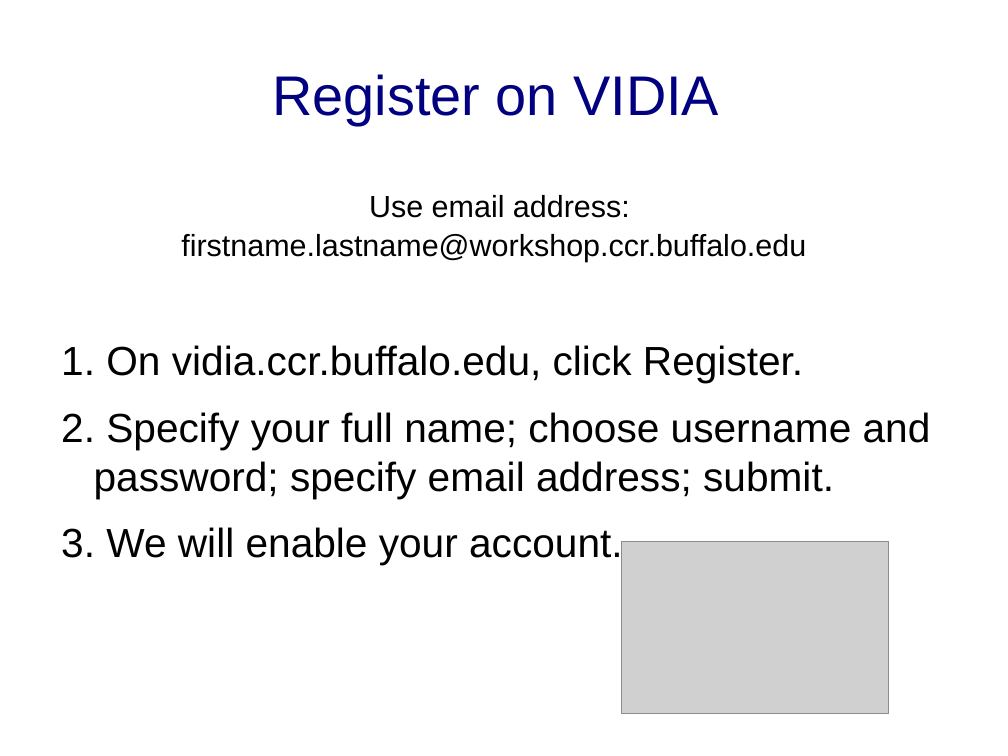
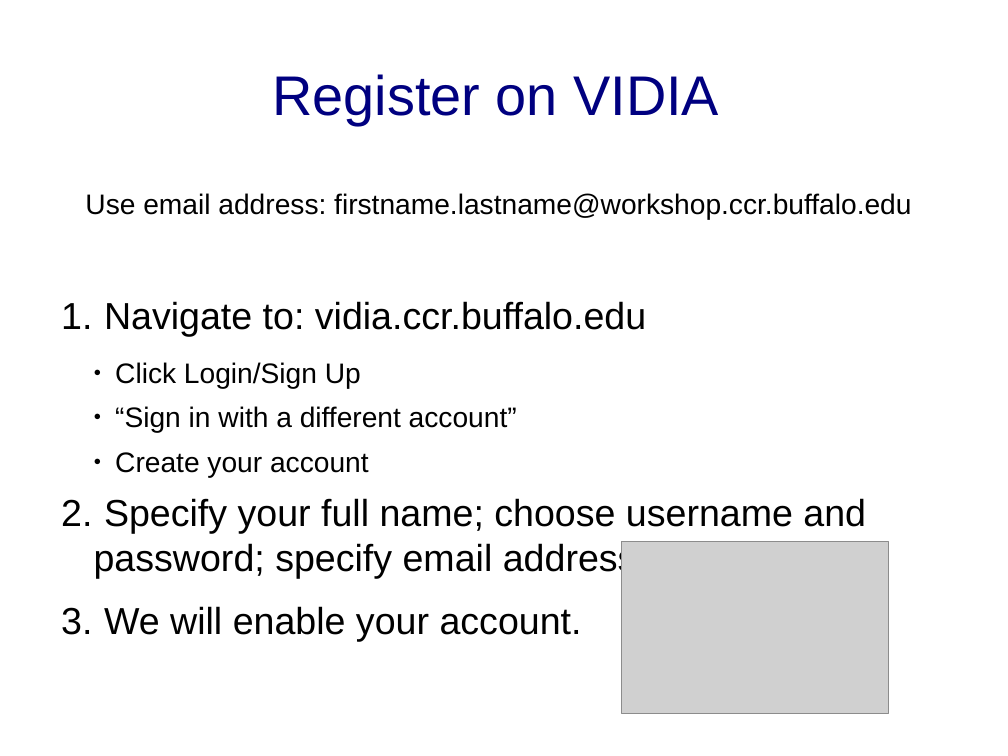
Before and after one commit to ubccr/hsws, a slide deck: slide 4 of slides/workshop-environment.odp. Drawn at 1008x756 pixels with LibreOffice and Linux fonts; fonts in the diff are those of the drawing; grey boxes stand for pictures. Boxes give left, top, right and bottom in pixels: in the first picture for what was removed or moved away, otherwise in the second. Text is boxed around its words. In the diff, an @@ line names an element or a change of style, - is before the commit and + after.

```diff
--- a/slides/workshop-environment.odp
+++ b/slides/workshop-environment.odp
@@ text at [85,193,911,635]: size 24 to 22.2 pt in "Use email address: firstname.lastname@workshop.ccr.buffalo.e ..."; size 32 to 29.6 pt in "Specify your full name; choose username and ...", "We will enable your account." @@
@@ text at [104,301,646,477]: text changed; size 32 to 22.2 pt @@
-1. On vidia.ccr.buffalo.edu, click Register.
+1. Navigate to: vidia.ccr.buffalo.edu
+    ● Click Login/Sign Up
+    ● “Sign in with a different account”
+    ● Create your account
```
Also in this commit, not shown: 1 other slide changed, 1 slide added, 7 other files.
